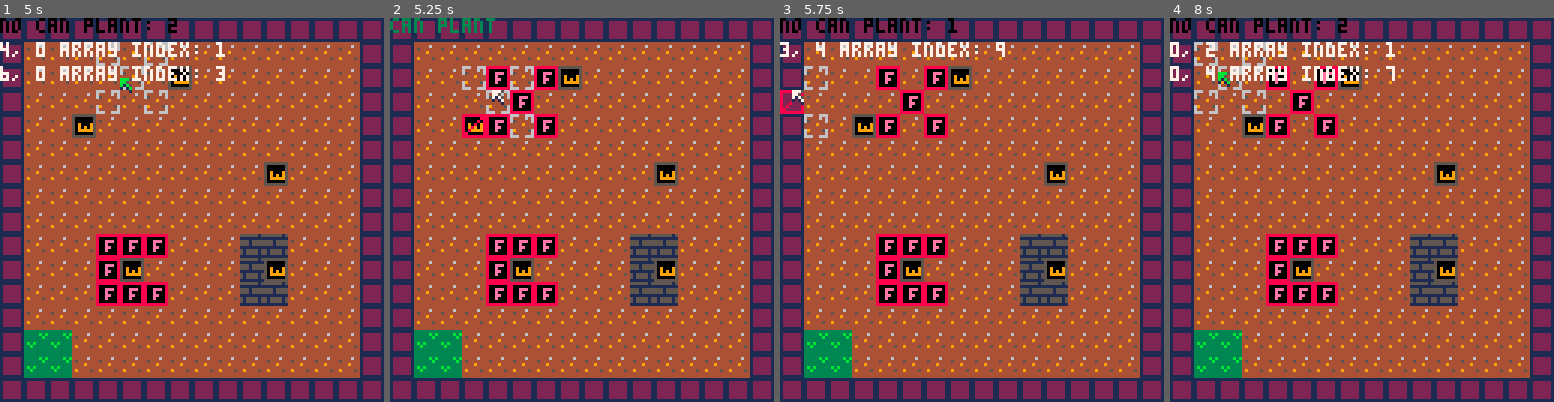
Above: before the commit, frames 1-4 (left to right).
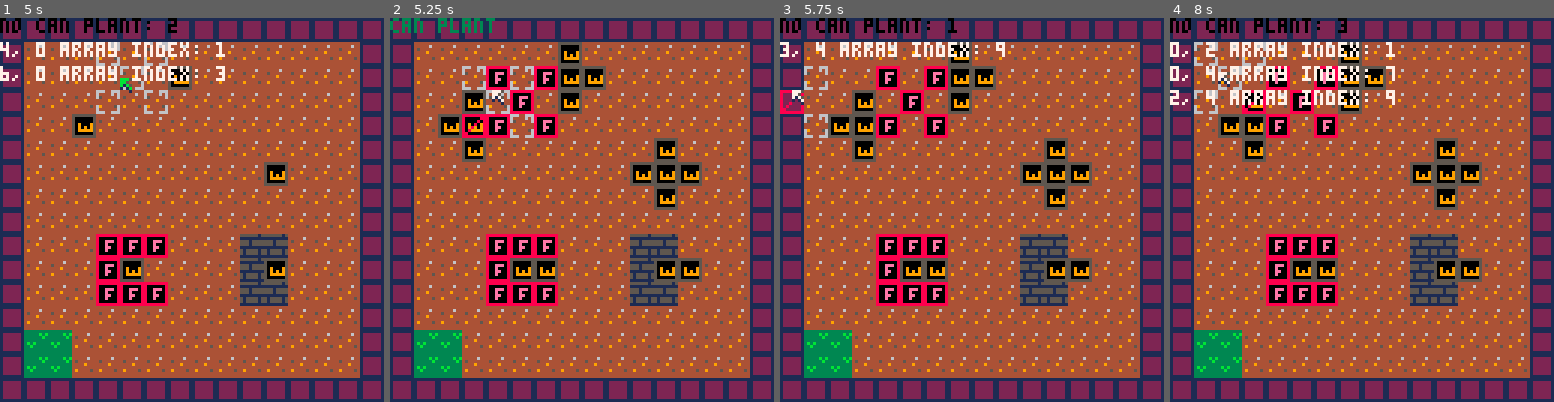
Above: after the commit, the same moments.

Repository: etrizzo/pico8
Game: PICO-8 cartridge SIJ2019/sij2019.p8
Same seed, same stepped clock (60 frames per second), same inputs: the game is played once before the commit and once after it.
Inputs:
- Up to frame 1 (5 s): tap O (Z key) at 0.33, 0.7, 1.43, 2.22, 3.1, 3.98, 4.87 s; tap X (X key) at 1.07, 2.07, 2.4, 2.73, 3.07, 3.4, 3.73, 4.07, 4.4, 4.73 s; hold Left 1.97-2.37 s; hold Down 2.42-2.82 s; hold Right 2.87-3.53 s; hold Up 3.58-4.08 s; hold Right 4.13-4.53 s; hold Down from 4.58 s (still down)
- Up to frame 2 (5.25 s): tap X (X key) at 5.07 s; release Down at 5.08 s; hold Left from 5.13 s (still down)
- Up to frame 3 (5.75 s): keep holding Left; tap X (X key) at 5.4, 5.73 s
- Up to frame 4 (8 s): tap O (Z key) at 5.75, 6.63, 7.52 s; release Left at 5.8 s; hold Up 5.85-6.18 s; tap X (X key) every 0.33 s from 6.07 to 7.73 s; hold Left 6.23-6.63 s; hold Down 6.68-7.08 s; hold Right 7.13-7.8 s; hold Up from 7.85 s (still down)

Frame 1 is identical in both runs. In frame 2, 4.7% of the frame differs, in the area x 12-82%, y 6-69%; in frame 3, 4.6%; in frame 4, 5.2%, in the area x 0-82%, y 1-69%.

Commit message:
Made it so the weeds now grow after planting something

Diff:
--- a/SIJ2019/sij2019.p8
+++ b/SIJ2019/sij2019.p8
@@ -88,7 +88,26 @@
 	handlecursorinput();
 	if (btnp(4) or btnp(5)) then
 		tryplaceflower();
-    end
+
+        if(canplant) then
+            afterplayerplants();
+        end
+    end
+end
+
+--------------------------------------------------------------------------
+function afterplayerplants()
+
+    local numberOfWeedsAtStart = #g_weedsinlevel
+    spreadtheweeds()
+
+    if numberOfWeedsAtStart == #g_weedsinlevel then
+        -- game ends (maybe make all empty spaces flowers)
+
+        gamestate = "victory"
+        return
+    end
+
 end
 
 --------------------------------------------------------------------------
@@ -133,7 +152,7 @@
     return true;
 end
 
-
+--------------------------------------------------------------------------
 function plantflower(flower, tile)
     arraypos = 1;
     for y=tile.y-1, tile.y+1 do
